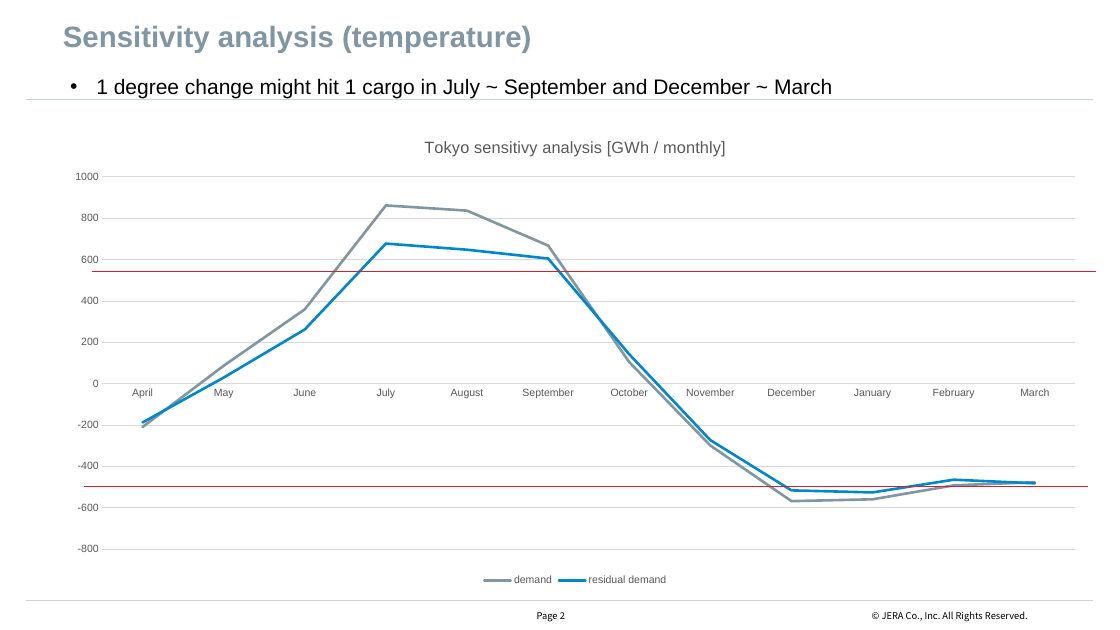
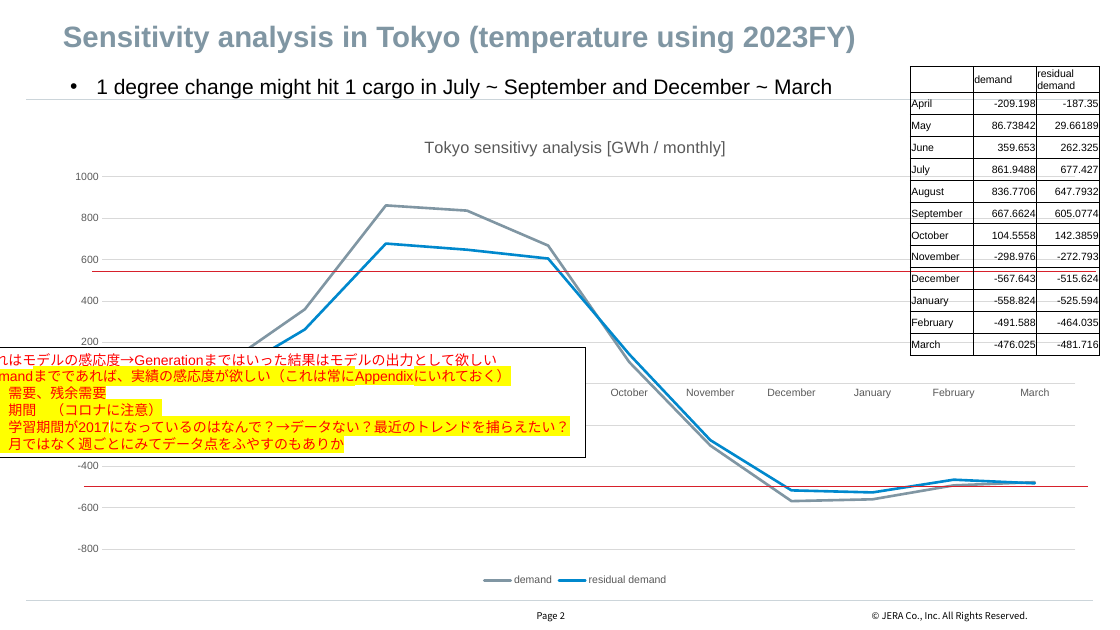
Before and after one commit to hhishida-jera/EvaluateDelta, a slide deck: slide 3 of TokyoResults/250710_TokyoResults_delta.pptx. Drawn at 1120x630 pixels with LibreOffice and Linux fonts; fonts in the diff are those of the drawing; background and template pictures are left out. Boxes give left, top, right and bottom in pixels: in the first picture for what was removed or moved away, otherwise in the second. Text is boxed around its words. In the diff, an @@ line names an element or a change of style, - is before the commit and + after.

```diff
--- a/TokyoResults/250710_TokyoResults_delta.pptx
+++ b/TokyoResults/250710_TokyoResults_delta.pptx
@@ title at <box>63,26,856,53</box>: text changed @@
-Sensitivity analysis (temperature)
+Sensitivity analysis in Tokyo (temperature using 2023FY)
@@ table added at <box>911,66,1100,355</box>, 13 rows, 3 columns @@
+ | demand | residual demand
+April | -209.198 | -187.35
+May | 86.73842 | 29.66189
+June | 359.653 | 262.325
+July | 861.9488 | 677.427
+August | 836.7706 | 647.7932
+September | 667.6624 | 605.0774
+October | 104.5558 | 142.3859
+November | -298.976 | -272.793
+December | -567.643 | -515.624
+January | -558.824 | -525.594
+February | -491.588 | -464.035
+March | -476.025 | -481.716
@@ rectangle added at <box>0,347,586,457</box>, fill #FFFFFF, outline #000000 0.75 pt, 12 pt, text #FF0000 @@
+• これはモデルの感応度→Generationまではいった結果はモデルの出力として欲しい
+• Demandまでであれば、実績の感応度が欲しい（これは常にAppendixにいれておく）
+  → 需要、残余需要
+  → 期間 （コロナに注意）
+  → 学習期間が2017になっているのはなんで？→データない？最近のトレンドを捕らえたい？
+  → 月ではなく週ごとにみてデータ点をふやすのもありか
```
Also in this commit, not shown: 2 other slides changed.
